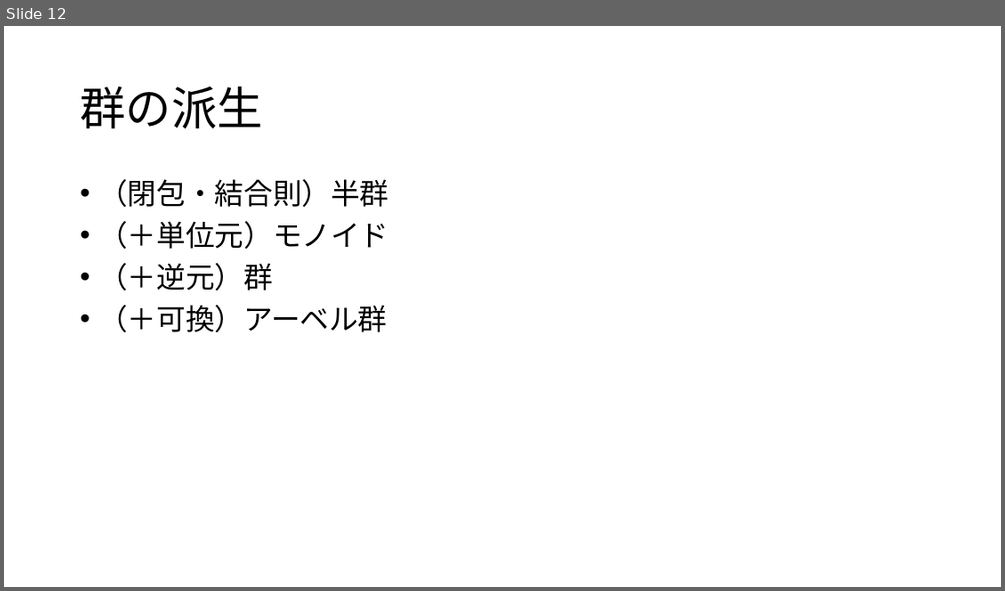
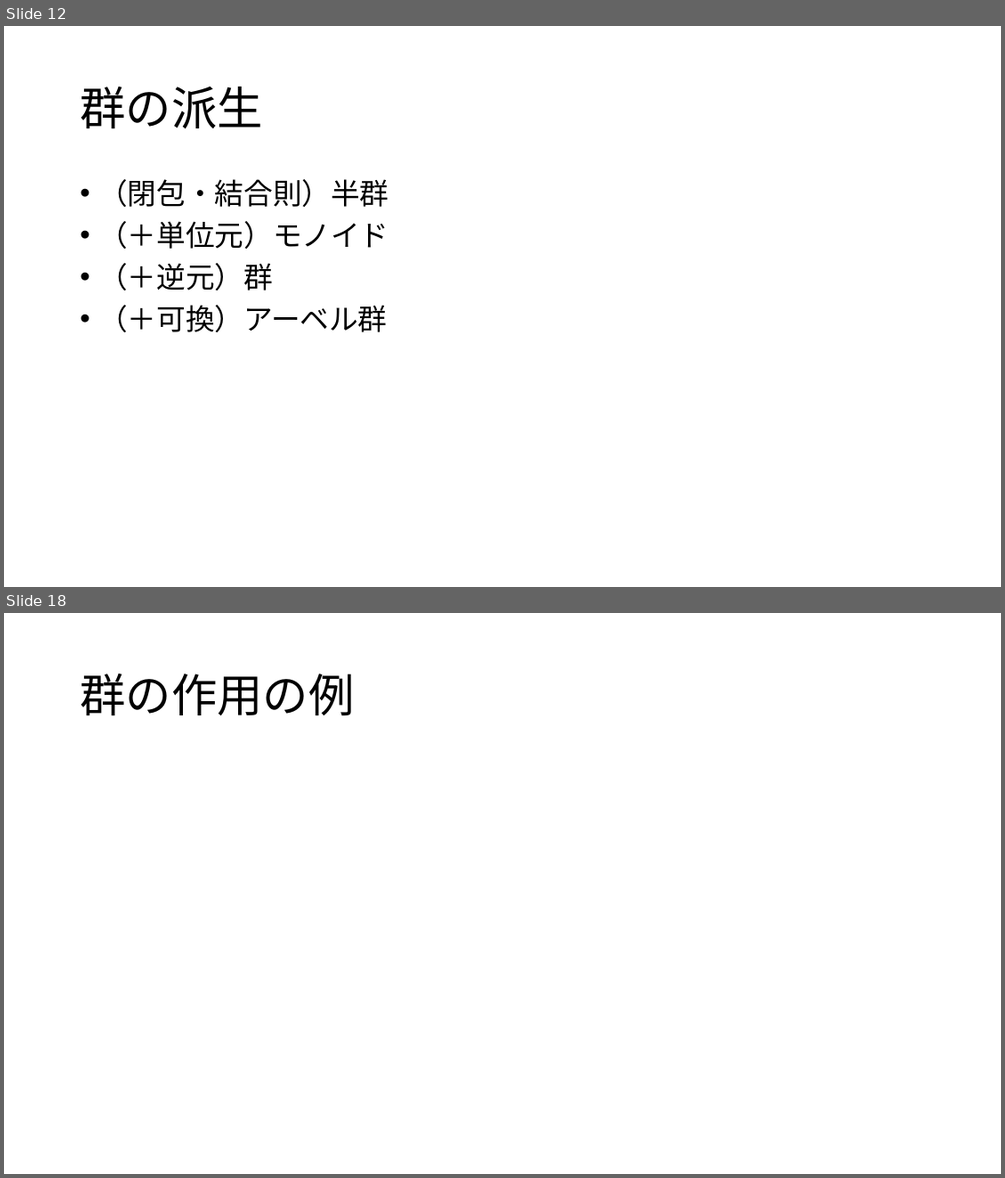
Before and after one commit to math-er/hyperbolic-space, a slide deck: 群の気持ち.pptx. Shown one above the other, each under a label of ours: slide 12 before the commit, slides 12 and 18 after it; the slides between them are not shown. The pictures are 1005x591 and 1005x1178 pixels, drawn with LibreOffice and Linux fonts; fonts in the diff are those of the drawing; grey boxes stand for pictures. Boxes give left, top, right and bottom in pixels: in the first picture for what was removed or moved away, otherwise in the second. Text is boxed around its words. In the diff, an @@ line names an element or a change of style, - is before the commit and + after.

Commit message:
chore(群の気持ち) update group action and examples

```diff
--- a/群の気持ち.pptx
+++ b/群の気持ち.pptx
@@ slide 18 added at [4,613,1001,1174], background #FFFFFF @@
@@ title added at [80,674,354,715], 44 pt, text #000000 @@
+群の作用の例
```
Also in this commit, not shown: 4 other slides added.
